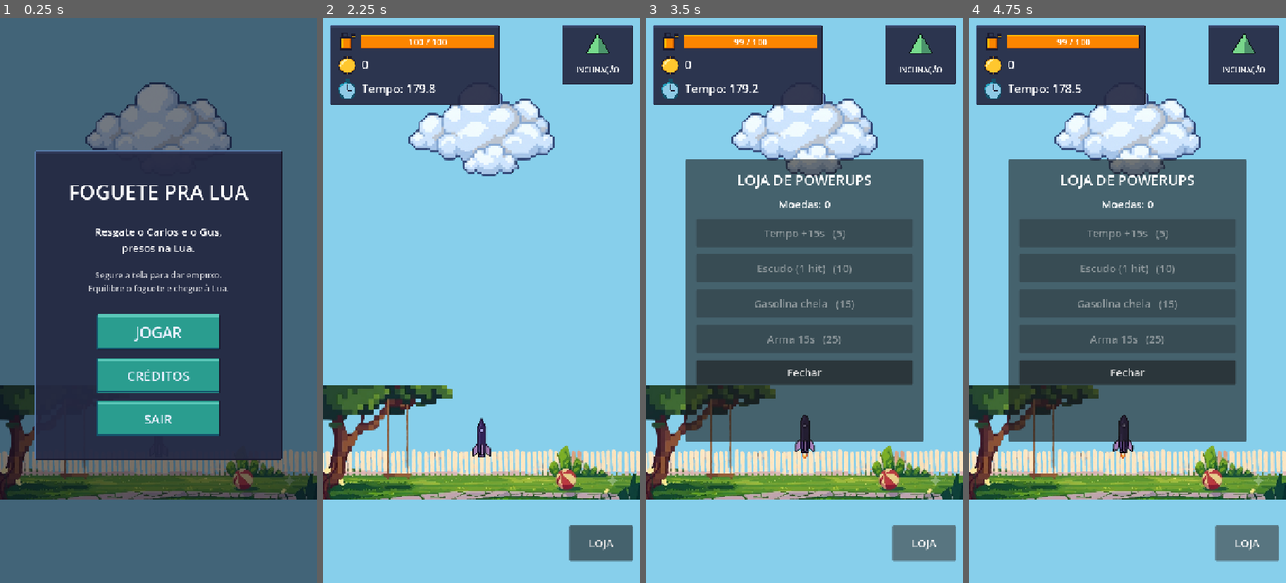
Above: before the commit, frames 1-4 (left to right).
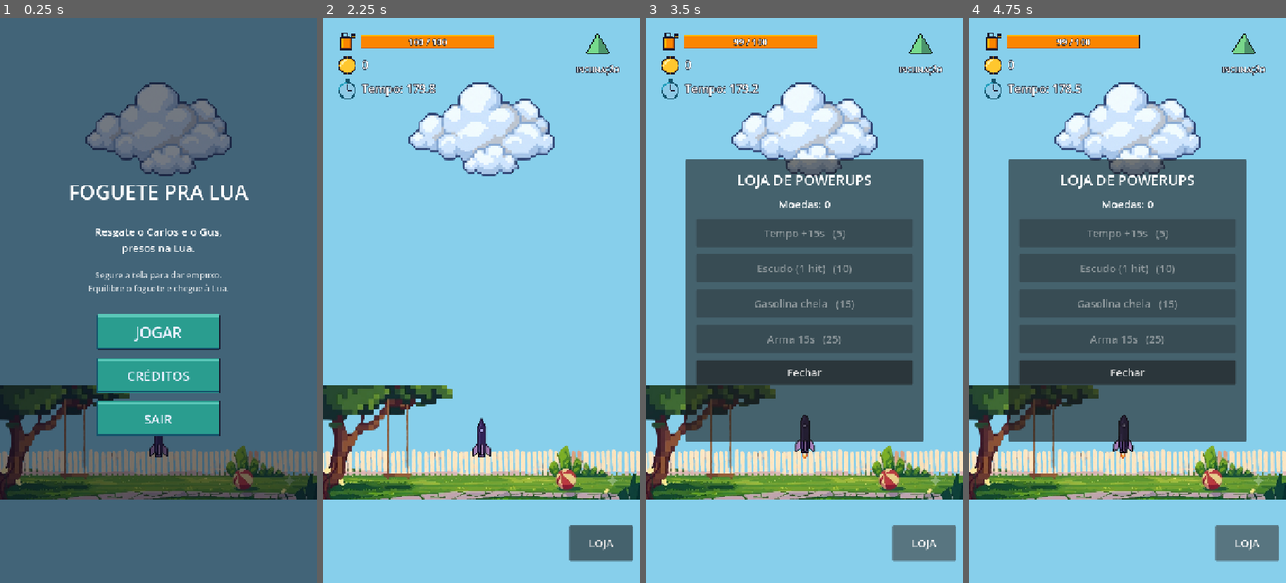
Above: after the commit, the same moments.

Repository: lucasevero/foguete-pra-lua
Game: Godot game, scene res://main.tscn
Same seed, same stepped clock (60 frames per second), same inputs: the game is played once before the commit and once after it.
Inputs:
- Up to frame 1 (0.25 s): no input
- Up to frame 2 (2.25 s): click "JOGAR" at 0.5 s; click "Atender" at 1.25 s; click "Pular" at 2 s
- Up to frame 3 (3.5 s): click "LOJA" at 2.75 s
- Up to frame 4 (4.75 s): click "Fechar" at 3.5 s; click "LOJA" at 4.25 s

The runs differ from the first frame. In frame 1, 34% of the frame differs, in the area x 10-90%, y 23-79%; in frame 2, 8.2%; in frame 3, 8.2%; in frame 4, 8.2%.

Commit message:
style: HUD e menu com painéis transparentes (sem caixa navy) + contorno nos textos

Diff:
--- a/ui.tscn
+++ b/ui.tscn
@@ -31,6 +31,7 @@
 
 [node name="HudPanel" type="NinePatchRect" parent="."]
 visible = false
+self_modulate = Color(1, 1, 1, 0)
 offset_left = 16.0
 offset_top = 16.0
 offset_right = 400.0
@@ -70,6 +71,8 @@
 offset_top = 22.0
 offset_right = 372.0
 offset_bottom = 54.0
+theme_override_colors/font_outline_color = Color(0.09, 0.1, 0.16, 1)
+theme_override_constants/outline_size = 6
 theme_override_font_sizes/font_size = 20
 text = "100 / 100"
 horizontal_alignment = 1
@@ -89,6 +92,8 @@
 offset_top = 70.0
 offset_right = 372.0
 offset_bottom = 110.0
+theme_override_colors/font_outline_color = Color(0.09, 0.1, 0.16, 1)
+theme_override_constants/outline_size = 6
 theme_override_font_sizes/font_size = 26
 text = "0"
 vertical_alignment = 1
@@ -107,12 +112,15 @@
 offset_top = 124.0
 offset_right = 372.0
 offset_bottom = 164.0
+theme_override_colors/font_outline_color = Color(0.09, 0.1, 0.16, 1)
+theme_override_constants/outline_size = 6
 theme_override_font_sizes/font_size = 26
 text = "Tempo: --"
 vertical_alignment = 1
 
 [node name="TiltPanel" type="NinePatchRect" parent="."]
 visible = false
+self_modulate = Color(1, 1, 1, 0)
 offset_left = 544.0
 offset_top = 16.0
 offset_right = 704.0
@@ -138,6 +146,8 @@
 offset_top = 86.0
 offset_right = 152.0
 offset_bottom = 118.0
+theme_override_colors/font_outline_color = Color(0.09, 0.1, 0.16, 1)
+theme_override_constants/outline_size = 5
 theme_override_font_sizes/font_size = 16
 text = "INCLINAÇÃO"
 horizontal_alignment = 1
@@ -149,6 +159,8 @@
 offset_top = 520.0
 offset_right = 680.0
 offset_bottom = 640.0
+theme_override_colors/font_outline_color = Color(0.09, 0.1, 0.16, 1)
+theme_override_constants/outline_size = 8
 theme_override_font_sizes/font_size = 40
 text = "GAME OVER"
 horizontal_alignment = 1
@@ -197,6 +209,7 @@
 color = Color(0.04, 0.05, 0.1, 0.55)
 
 [node name="MenuPanel" type="NinePatchRect" parent="MenuLayer"]
+self_modulate = Color(1, 1, 1, 0)
 offset_left = 80.0
 offset_top = 300.0
 offset_right = 640.0
@@ -290,6 +303,7 @@
 
 [node name="CreditsPanel" type="NinePatchRect" parent="MenuLayer"]
 visible = false
+self_modulate = Color(1, 1, 1, 0)
 offset_left = 80.0
 offset_top = 300.0
 offset_right = 640.0
Not shown, changed: .claude/devlog/integration.md
